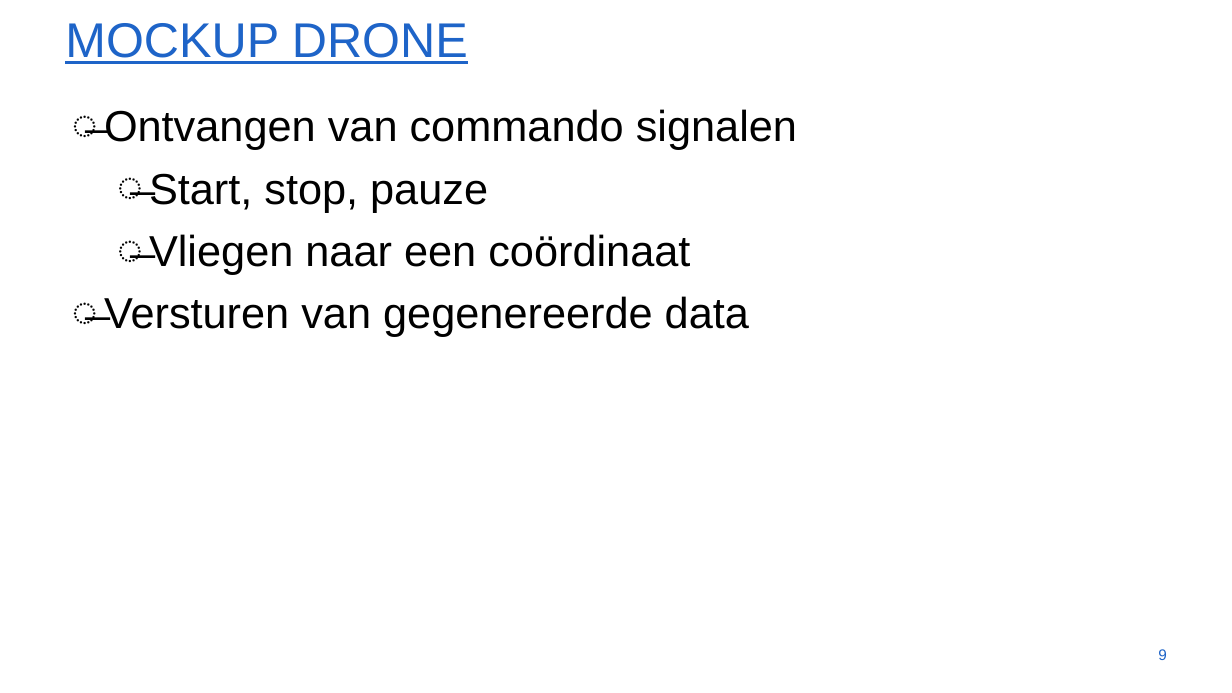
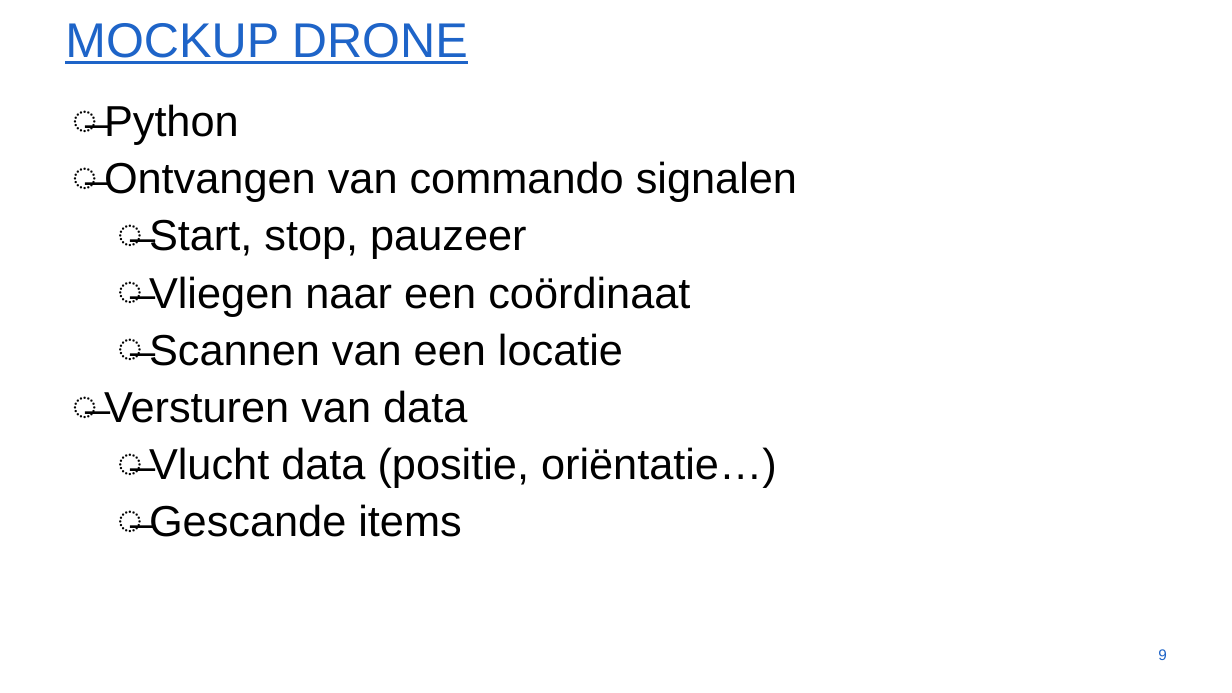
Before and after one commit to WouterStemgee/inventory-management-system-autonomous-drones, a slide deck: slide 9 of presentaties/PresentatieSprint2.pptx. Drawn at 1232x693 pixels with LibreOffice and Linux fonts; fonts in the diff are those of the drawing; background and template pictures are left out. Boxes give left, top, right and bottom in pixels: in the first picture for what was removed or moved away, otherwise in the second. Text is boxed around its words. In the diff, an @@ line names an element or a change of style, - is before the commit and + after.

```diff
--- a/presentaties/PresentatieSprint2.pptx
+++ b/presentaties/PresentatieSprint2.pptx
@@ text at [104,104,239,144]: paragraph added @@
+̶ Python
@@ text at [104,161,797,316]: line spacing 1.2 to 1.1 @@
@@ text at [149,219,526,259]: text changed @@
-  ̶ Start, stop, pauze
+  ̶ Start, stop, pauzeer
@@ text at [104,333,777,537]: text changed @@
-̶ Versturen van gegenereerde data
+  ̶ Scannen van een locatie
+̶ Versturen van data
+  ̶ Vlucht data (positie, oriëntatie…)
+  ̶ Gescande items
```
Also in this commit, not shown: 5 other slides changed, 5 slides added, 2 slides removed, 2 other files.
